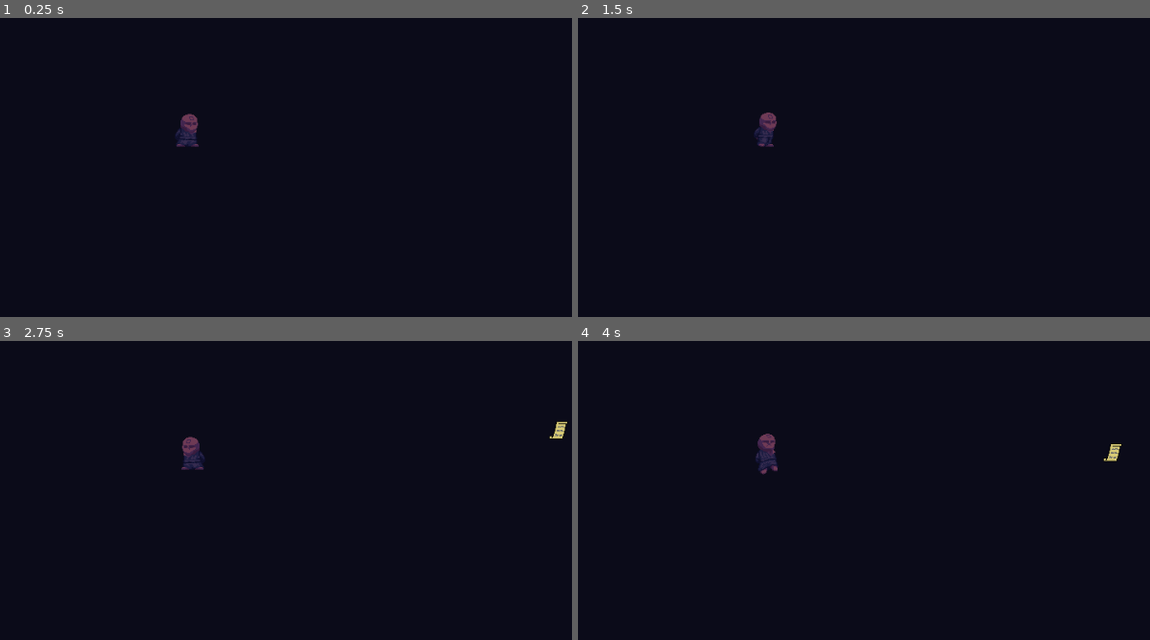
Above: before the commit, frames 1-4 (two rows, left to right).
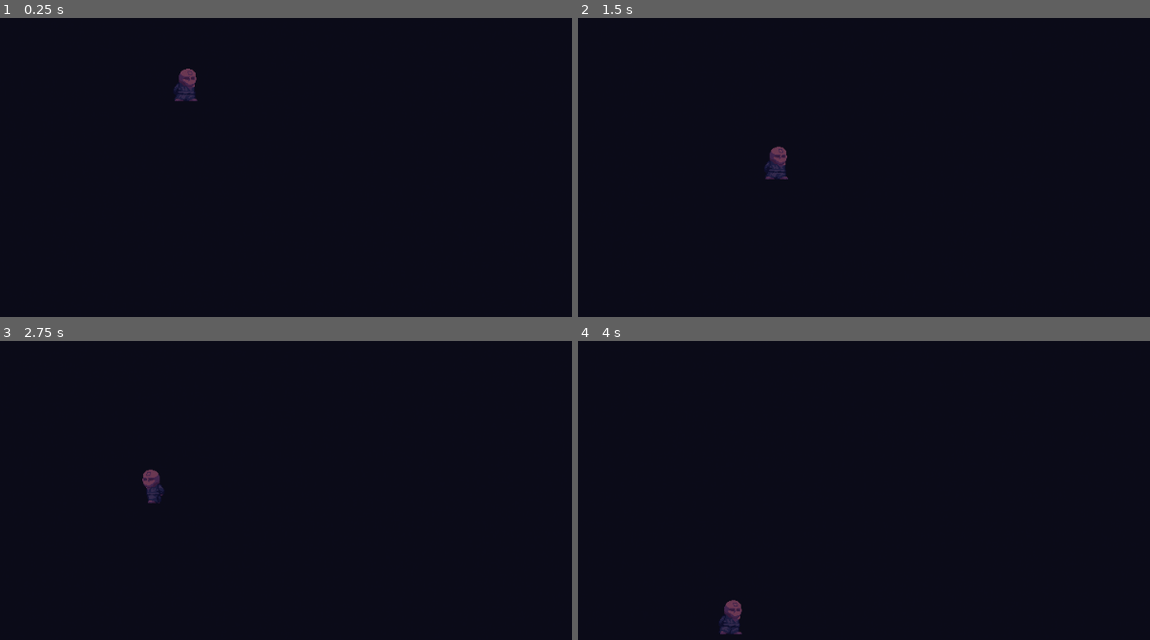
Above: after the commit, the same moments.

Repository: ManechLepage/PlatformerJam
Game: Godot game, scene res://Scenes/main.tscn
The game is run twice, just before and just after one commit, with the same random seed, the same clock (stepped at 60 frames per second) and the same inputs. Before the commit the project starts from res://testp.tscn.
Inputs:
- Up to frame 1 (0.25 s): no input
- Up to frame 2 (1.5 s): hold Right (Right) from 0.53 s (still down); tap X (Interact) at 0.6 s; tap W (Jump) at 0.77 s; tap Enter at 1.25 s; tap Z (Meditate) at 1.35 s
- Up to frame 3 (2.75 s): tap W (Jump) at 1.52 s; release Right (Right) at 2.03 s; hold Left (Left) from 2.03 s (still down); tap X (Interact) at 2.1 s
- Up to frame 4 (4 s): release Left (Left) at 2.78 s; hold Right (Right) from 2.78 s (still down); tap Z (Meditate) at 2.85 s; tap W (Jump) at 3.02, 3.77 s; tap Space at 3.5 s; tap X (Interact) at 3.6 s

The runs differ from the first frame. In frame 1, 0.6% of the frame differs, in the area x 30-35%, y 16-44%; in frame 2, 0.6%; in frame 3, 0.7%; in frame 4, 0.8%, in the area x 24-95%, y 30-99%.
Error before the commit: Invalid call. Nonexistent function 'set_shake' in base 'Nil'. (res://Scripts/Globals/game_manager.gd:28)

Commit message:
set main scene

Diff:
--- a/platformer-jam/project.godot
+++ b/platformer-jam/project.godot
@@ -11,7 +11,7 @@
 [application]
 
 config/name="PlatformerJam"
-run/main_scene="uid://d1tq2x1lipe0"
+run/main_scene="uid://b1a3pis82gmoo"
 config/features=PackedStringArray("4.7", "Forward Plus")
 
 [autoload]
